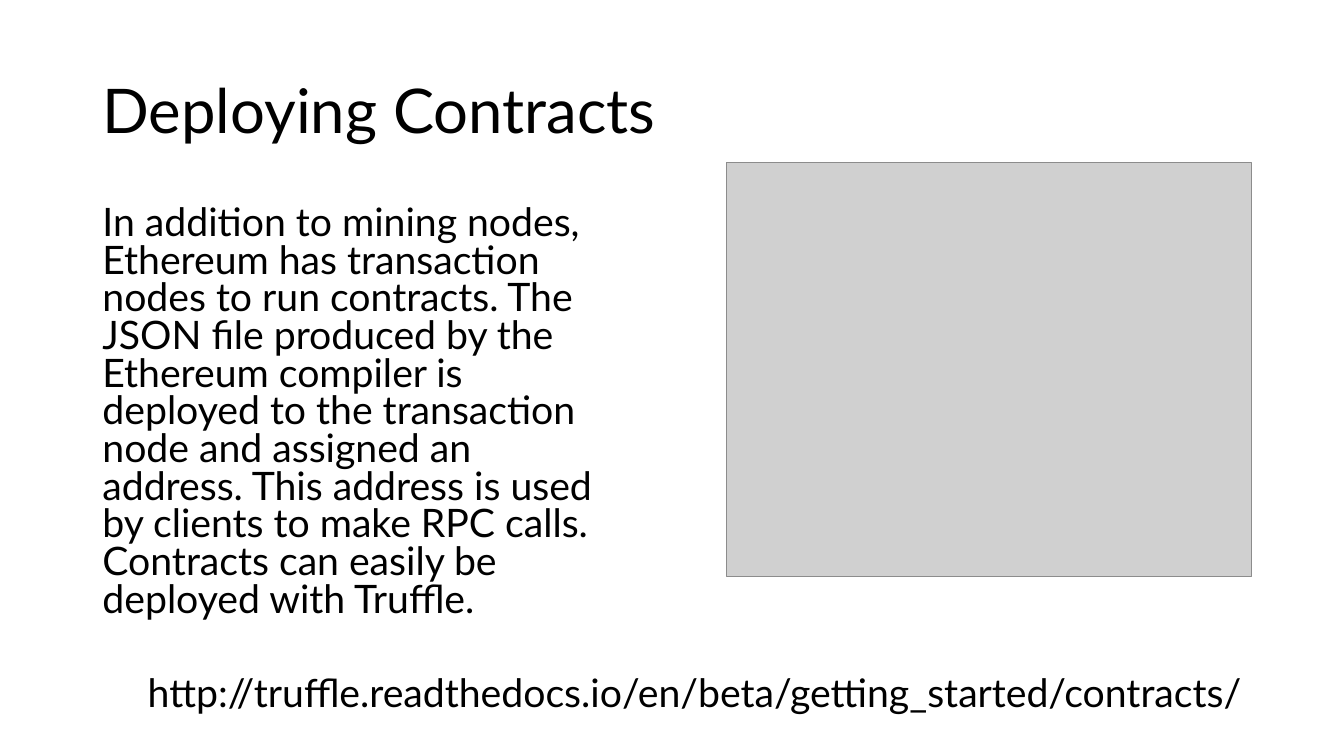
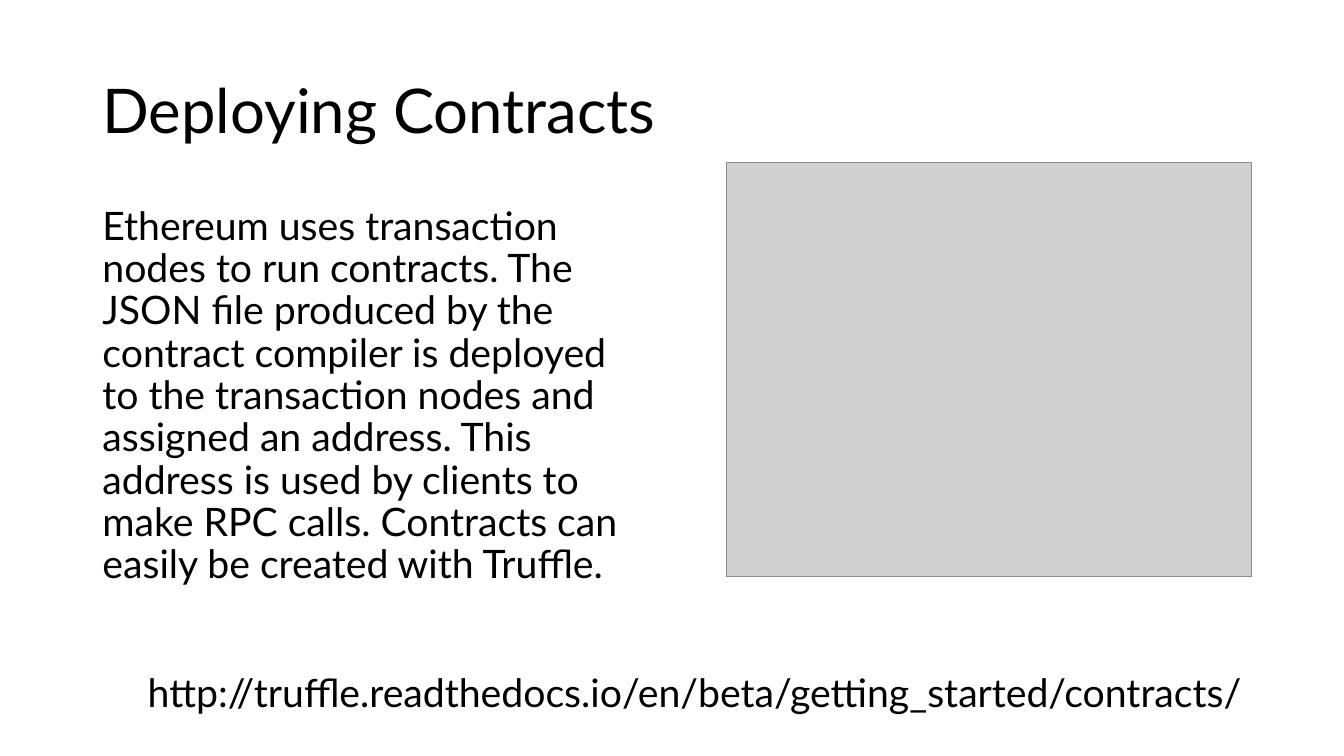
Before and after one commit to microsoft/AcademicContent, a slide deck: slide 11 of Workshop/19. Blockchain on Azure/Blockchain on Azure.pptx. Drawn at 1344x756 pixels with LibreOffice and Linux fonts; fonts in the diff are those of the drawing; grey boxes stand for pictures. Boxes give left, top, right and bottom in pixels: in the first picture for what was removed or moved away, otherwise in the second. Text is boxed around its words. In the diff, an @@ line names an element or a change of style, - is before the commit and + after.

```diff
--- a/Workshop/19. Blockchain on Azure/Blockchain on Azure.pptx
+++ b/Workshop/19. Blockchain on Azure/Blockchain on Azure.pptx
@@ text at (102,211,617,585): text changed @@
-In addition to mining nodes, Ethereum has transaction nodes to run contracts. The JSON file produced by the Ethereum compiler is deployed to the transaction node and assigned an address. This address is used by clients to make RPC calls. Contracts can easily be deployed with Truffle.
+Ethereum uses transaction nodes to run contracts. The JSON file produced by the contract compiler is deployed to the transaction nodes and assigned an address. This address is used by clients to make RPC calls. Contracts can easily be created with Truffle.
```
Also in this commit, not shown: 12 other slides changed.
